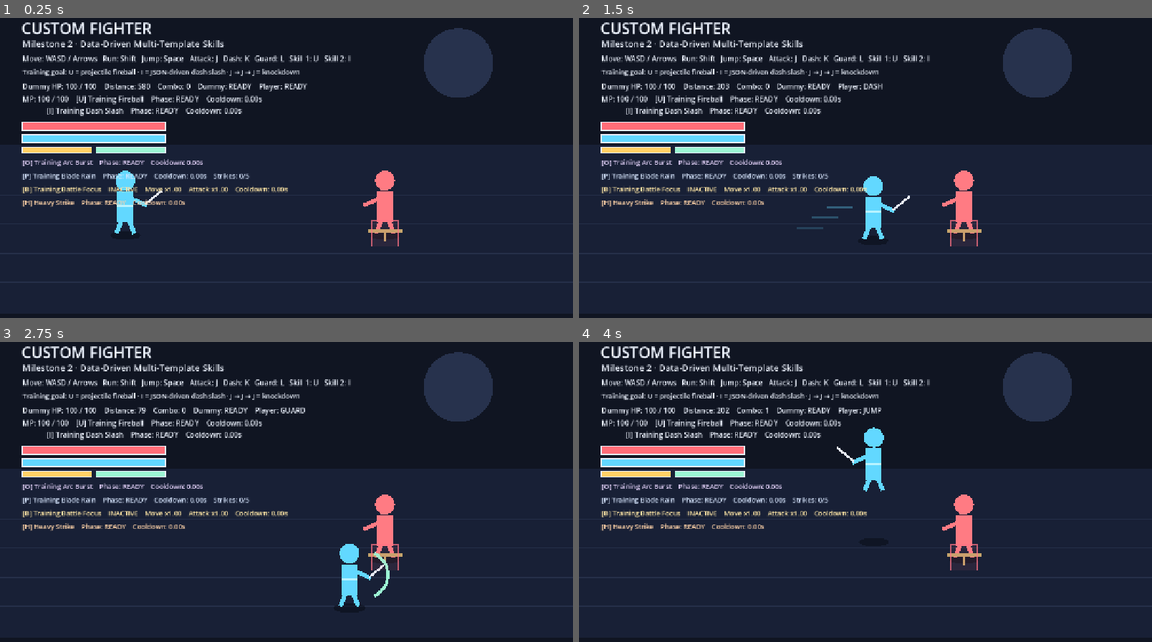
Above: before the commit, frames 1-4 (two rows, left to right).
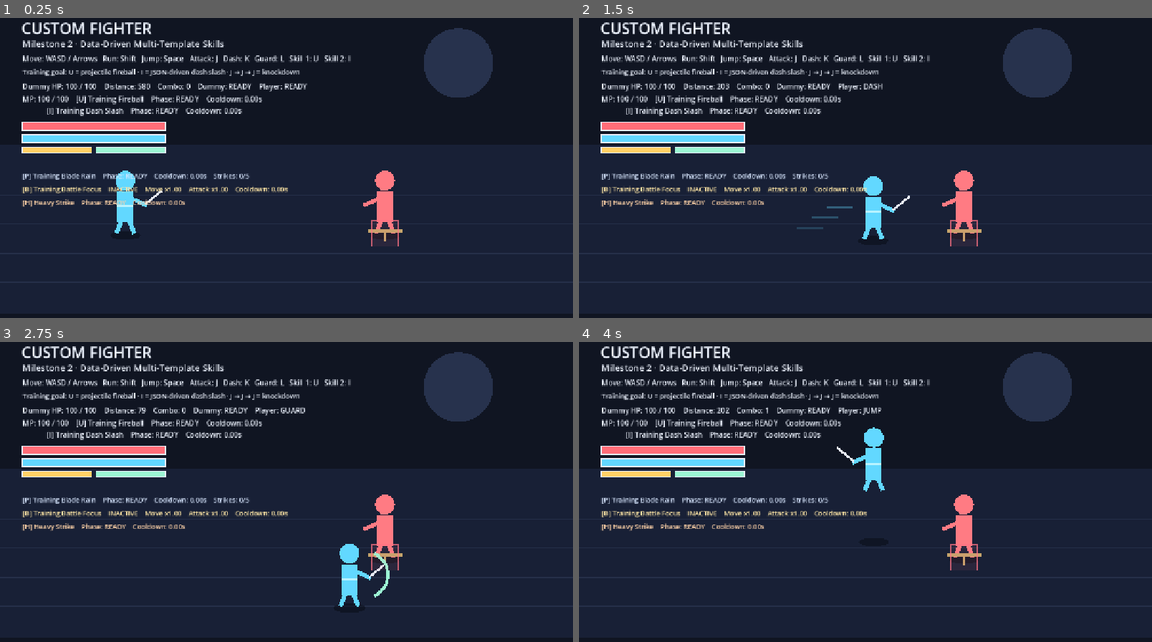
Above: after the commit, the same moments.

Repository: ws951125/custom-fighter
Game: Godot game, scene res://game/runtime/main.tscn
Same seed, same stepped clock (60 frames per second), same inputs: the game is played once before the commit and once after it.
Inputs:
- Up to frame 1 (0.25 s): no input
- Up to frame 2 (1.5 s): tap Enter at 0.5 s; hold D (move_right) 0.53-1.28 s; hold J (attack) 0.53-1.28 s; tap Space (jump) at 0.77 s; hold S (move_down) from 1.28 s (still down); tap K (dash) at 1.35 s
- Up to frame 3 (2.75 s): tap Space (jump) at 1.52 s; release S (move_down) at 2.03 s; hold D (move_right) from 2.03 s (still down); hold L (guard) from 2.03 s (still down)
- Up to frame 4 (4 s): release D (move_right) at 2.78 s; release L (guard) at 2.78 s; hold W (move_up) 2.78-3.53 s; tap Shift (run) at 2.85 s; tap Space (jump) at 3.02, 3.77 s; hold A (move_left) from 3.53 s (still down); hold J (attack) from 3.53 s (still down)

The runs differ from the first frame. In frame 1, 0.3% of the frame differs, in the area x 4-36%, y 47-50%; in frame 2, 0.3%; in frame 3, 0.3%; in frame 4, 0.3%.
Error after the commit: Parse Error: Cannot infer the type of "errors" variable because the value doesn't have a set type. (res://game/runtime/coordinated_area_skill_controller.gd:9)

Commit message:
M3: load area skill from character slot

Diff:
--- a/game/runtime/coordinated_area_skill_controller.gd
+++ b/game/runtime/coordinated_area_skill_controller.gd
@@ -1,6 +1,16 @@
 extends "res://game/runtime/area_skill_controller.gd"
 
 const SKILL_OWNER := &"skill_3"
+
+func _load_skill() -> void:
+	if host == null or not host.has_method("load_character_skill_for_slot"):
+		push_error("Failed to load area skill: character loadout resolver unavailable")
+		return
+	var errors := host.load_character_skill_for_slot("skill_3", "area", skill)
+	if not errors.is_empty():
+		push_error("Failed to load area skill from character slot: %s" % " | ".join(errors))
+		return
+	cast_state.configure(skill)
 
 func _process(delta: float) -> void:
 	super(delta)
